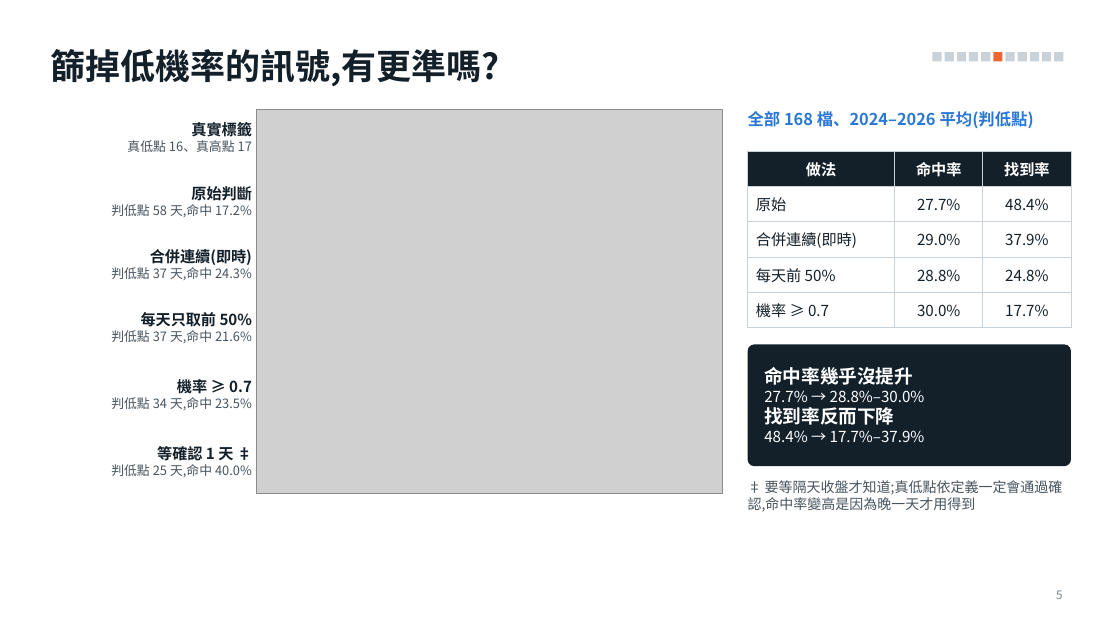
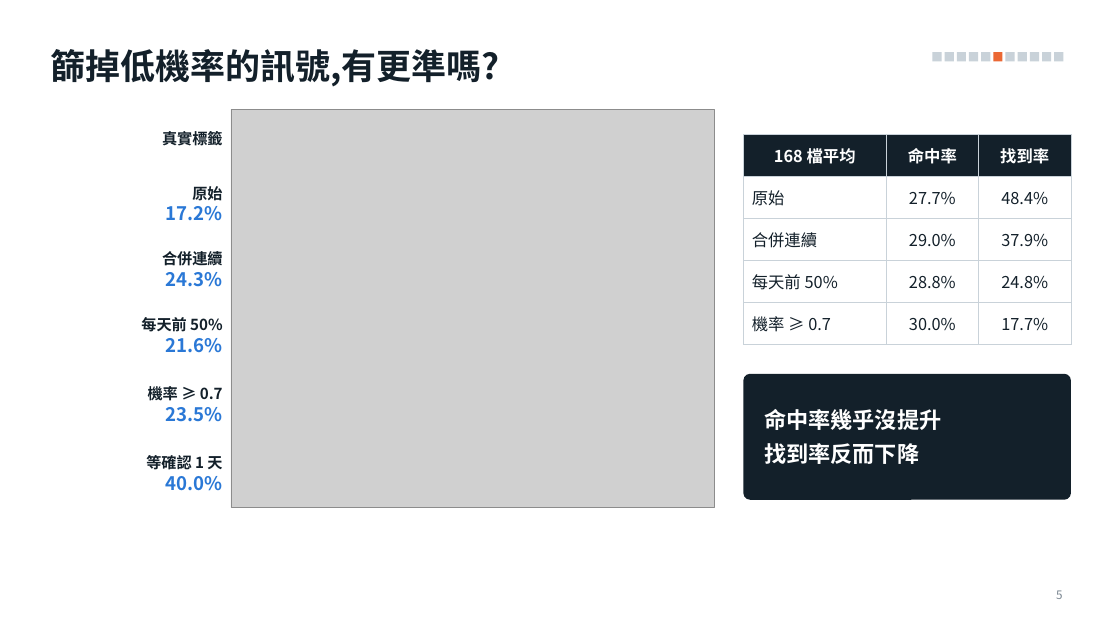
Before and after one commit to alextixu/fcukproject, a slide deck: slide 5 of method_kline_peak/report/kline_peak_report.pptx. Drawn at 1120x630 pixels with LibreOffice and Linux fonts; fonts in the diff are those of the drawing; grey boxes stand for pictures. Boxes give left, top, right and bottom in pixels: in the first picture for what was removed or moved away, otherwise in the second. Text is boxed around its words. In the diff, an @@ line names an element or a change of style, - is before the commit and + after.

```diff
--- a/method_kline_peak/report/kline_peak_report.pptx
+++ b/method_kline_peak/report/kline_peak_report.pptx
@@ picture: place and size @@
-picture at [256,109,723,494]
+picture at [231,109,714,507]
@@ text removed at [748,111,1034,128] @@
-全部 168 檔、2024–2026 平均(判低點)
@@ text at [127,140,252,152]: paragraph removed @@
-真低點 16、真高點 17
@@ table at [744,134,1071,336] @@
-row 1, column 1: 做法
+row 1, column 1: 168 檔平均
-row 3, column 1: 合併連續(即時)
+row 3, column 1: 合併連續
@@ size 13 to 14 pt in "命中率", "找到率", "原始", "27.7%" and 9 more places @@
@@ table: place and size @@
-table at [748,151,1071,322]
+table at [744,134,1071,336]
@@ text at [166,186,223,221]: text changed; size 11 to 16 pt; text colour #47545F to #2A78D6; bold on @@
-原始判斷
-判低點 58 天,命中 17.2%
+原始
+17.2%
@@ text at [162,251,223,266]: text changed; size 11 to 16 pt; text colour #47545F to #2A78D6; bold on @@
-合併連續(即時)
-判低點 37 天,命中 24.3%
+合併連續
+24.3%
@@ text at [141,317,223,353]: text changed; size 11 to 13 pt; text colour #47545F to #13202A; bold on @@
-每天只取前 50%
-判低點 37 天,命中 21.6%
+每天前 50%
+21.6%
@@ text "機率 ≥ 0.7": place and size @@
-text "機率 ≥ 0.7" at [111,377,252,410]
+text "機率 ≥ 0.7" at [148,386,223,422]
@@ rounded rectangle: place and size @@
-rounded rectangle at [748,344,1071,466]
+rounded rectangle at [744,374,1071,500]
@@ rounded rectangle at [744,374,1071,500]: proportions changed @@
@@ text "命中率幾乎沒提升": place and size @@
-text "命中率幾乎沒提升" at [764,367,925,442]
+text "命中率幾乎沒提升" at [764,409,941,464]
@@ text "命中率幾乎沒提升" at [764,409,941,464]: size 16 to 19 pt; more space between paragraphs @@
@@ text at [166,407,223,422]: text changed; size 11 to 16 pt; text colour #47545F to #2A78D6; bold on @@
-判低點 34 天,命中 23.5%
+23.5%
@@ text at [764,390,925,402]: paragraph removed @@
-27.7% → 28.8%–30.0%
@@ text at [764,430,925,442]: paragraph removed @@
-48.4% → 17.7%–37.9%
@@ text at [146,453,223,491]: text changed; size 11 to 13 pt; text colour #47545F to #13202A; bold on @@
-等確認 1 天 ‡
-判低點 25 天,命中 40.0%
+等確認 1 天
+40.0%
@@ text removed at [748,480,1063,512] @@
-‡ 要等隔天收盤才知道;真低點依定義一定會通過確認,命中率變高是因為晚一天才用得到
```
Also in this commit, not shown: 8 other slides changed, 1 other file.
